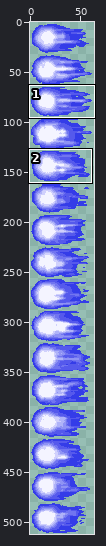
A sprite sheet gets an edit: Assets/Art/VFX/EngineFlare_01.png. Above, an overview of the earlier version with the close-up marked.
Close-up. Old version:
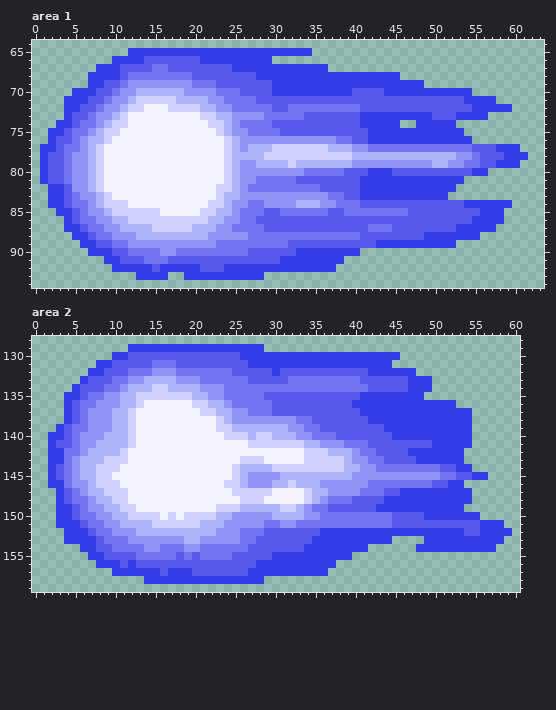
The file is 64x512 pixels. Pixels under 10% opacity are left out. Colours within 5 levels of each other are drawn and written as one. Shown: area 1: x 0..63, y 64..94; area 2: x 0..60, y 128..159. The commit also changed other parts of the picture, which this record leaves out.
New version:
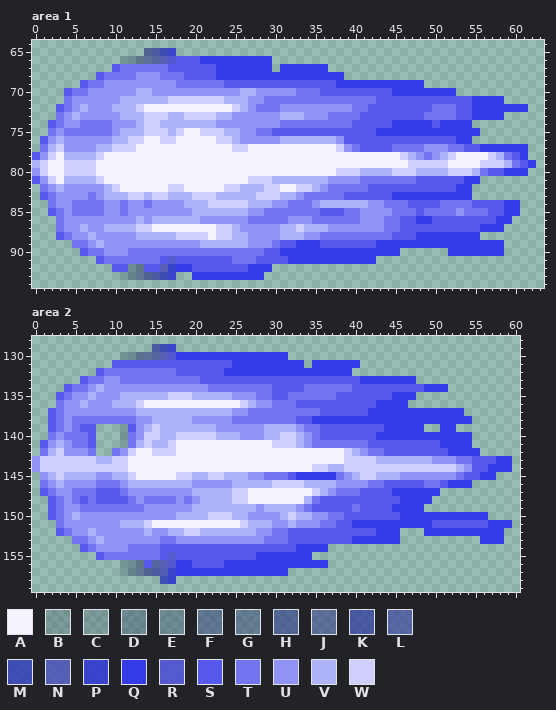
Palette (. is transparent): A #f4f4ff  B #0a0b2b30  C #10112c30  D #1013474e  E #1a1b484e  F #1619626c  G #2426646c  H #1c207d8a  J #2e307f8a  K #222798a8  L #383b9ba8  M #292fb4c7  N #4245b7c6  P #2f36cfe5  Q #343ce8  R #4c4fd2e4  S #5559ec  T #7175f0  U #8f93f4  V #afb3f8  W #d0d0fc
Diff:
Changed rows in their new state; - is an unchanged pixel.
Area 1:
first column x 0:
65 ------------..HKMP.................----------------------------
66 ----------.CEGJLNR---------------------------------------------
67 --------..STTTT--------QQ-----.--------------------------------
68 -------.STTT-UUU---S---QQQQQ-----------.......-----------------
69 ------STTUUU------TT---T------SSSSSSSS-------------------------
70 ----STTUUUU----UUUU----UUUVVUUUUUTTTSSSS----S--------..--------
71 ----TUUUUU-V-VVVV-WWWWWWVVVUUTTTTTTTTTTTTTT-----------S---Q----
72 ---STUVUU-V-V----AAAAAAAAWVU--TUUUUUUUUU-T--------TTT-------QQ-
73 ---TUVUU--UVVVWWWVVWW--------UUVVVUUUTTTTSSSSSSSSTTTTSS--QQ----
74 --STUU--TTUUUVWWVVVVVVVUU-UUUUUTTTTTTTTT-SSSS-QQ--S--QQ--------
75 --TUT--TTTUVVVWWWVW--WW--V-U--S-----------S-----------QQ-------
76 -SUVUU-UUUVVWW--WW-----W-------VVVVVVVUS--SSSSSSSSSSS----------
77 -TVWUU-UVVWWW-----------AWWAAAAAAAAAAAWUTSSSS----UUU--S-QQ---Q-
78 SUWAVVV-----------------AAAAAAAAAAAAAAAAAAAAAAW-UTU-WAAAAWVTS--
79 VWAAWWWWA---------------AAAAAAAAAAAAAAAAAAAAAAAWWWWWAAAAWWWVTSQ
80 UWAAWWWWA---------------AAAAAAAAAAAAAAWWWVVVVWWWVVVVWWWVTSSQQQ-
81 SUWAVVV-----------------AAAWWWVVVVVVVUUUUTTTTTTTSSSSSSQQ-------
82 -TUVU--UUVW------WW----A-WVVVWWAAWWVUTTTTTSSSSSSSSSSSQQ--------
83 -STUUU-TUVVVWWVWWVVVWWWV--VVWWWVV-TTT----SSSS-------QQQ--------
84 --TUU--TTUUTUUTUUUUVVV--WWWVVV--TTTUVVVVVVUUTTT----TTTTSSSS-Q--
85 --STUT-TTUUTUUUUUUUUVVV--VVUUTT-----S----UUUU--T-TTTTUTTTSSQQ--
86 ---TUUUU--UUUVUVVVVVVUUU--U-TTTTUUUTTTTTTUUUTT--QQ-----SSS-Q---
87 ---TUUVUUVV--WWAAAAAAAAWWVUUUUUVVWVVVUUUUUUU-T-------SSS--Q----
88 ---STUUVUU--------WWWWAWWVVUUUUVVVUU-----TTTT---Q--------------
89 -----TTUVUUU---------VVVVVVUUU-S-QQQ-----------------QQQQQQ----
90 ------STTUUU----TT---------TT--QQ--------QQQQQ------QQQQQQQ----
91 --------STTTTT--SR-------TTT---S-------QQQQ--------------------
92 ----------SSEGS-NP--S---SSS---........-------------------------
93 -----------BDFHKMP-.-------------------------------------------
Area 2:
first column x 0:
129 ------------...KMP...........-------------------------------
130 ----------.BDFJLNRQQQQQQQQ------..............--------------
131 --------..-----SSS-------QQ-------.------....---------------
132 -------.STTT---TTTSSSSSSQQQQQQ-QQQQQQQQQ........------------
133 ------STTUU-TTTTTTTTTSSSSSS-----SSSSSSSSSQQQQQQ-..----------
134 ----STTUVUU-UUUUUUUUU-TT------SSSS------SS-----SS-QQ--------
135 ---STUUVU----VVVV-----VVVUUU-T--TTTTTT---SSSS---.-----------
136 ---TUUVU--V---------AAAAAAWVUUTTT-------SSS----......-------
137 --STUUU---UUUVVVVVVVVVV-------TTTTTT-----S------------.-----
138 --STUT-TTTTTTUUVVVVVUUUUUTTTTTTTTSSQQQQQQQ------------------
139 --STU-SS...BSUVWVVVVVVVUUUUUU---V----------------..--..-----
140 --TUT-TS...BTUWWVVWWWWWVVVUUUV-WWV--SS-----QQ---------------
141 -SUVU-TS...CTVWVVW---------AAA---VUTTTT-----------S---------
142 -TVWUU-T..TUW--WWW----------------AAAAAWVU-T---SSSSS--QQ----
143 UWWWWWWW-V----------------AAA-----AAAAAWWWWVVVVVVVUUUTTSSSQQ
144 UWWWWWWW---W-------------AAAAAAAAAA--VVWWWWWWWWWWWWWWVUSSQQQ
145 -UVWVV--UUVVW-----WWVVWWVV---TTTSQQQQQTUVWWVVV-----UUT-S-Q--
146 -TUVU--UTTTUVVVVVVVVUUUUUV-VVVWW-W--VV------SSSSS-T---Q-----
147 -STUU-TTSSSTUUUUUUUUVVVVV--AAA----AW--TTTSSS-Q-----....-----
148 --STU-STSSSSTUTTTTUTUVVVVW-AA-----VTSSSS----SS----.....-----
149 --STUU-TTTTTTTUUUUUUVVVVVV--U--VVUTSS---T--SS----.....------
150 --STUVUU--UUUUUUUUVVVV-WWVV---U-W-V-U--SSSSSS-QQQ-------Q---
151 ---TUUUUU-----WAAAAAAAAAAAWVVVU-VUUU--SSQQQQQQQQQQ------S--Q
152 ---STUUVUU---U-UU--WW--VVVVVUUTT----SSSSSSS---...-----QQ---.
153 ----.TTUVUUU----TT-UU-----UUUTTT---SSSSS-----Q---.......----
154 ------STUUUU--TTSSSSSSSSSSS------Q---.....------..........--
155 -------.STTTT---SR-S-SSSS---QQ-----.....--------------------
156 --------...CEG-LNRQQ----QQQQ---------.----------------------
157 ----------.BDFHKNP--QQQQQQQ-----.....-----------------------
158 --------------..MP...........-------------------------------
Where, in picture pixels (left, top, right, bottom), the same in both close-ups:
changed: (32, 48, 536, 280)
changed: (32, 344, 512, 584)
